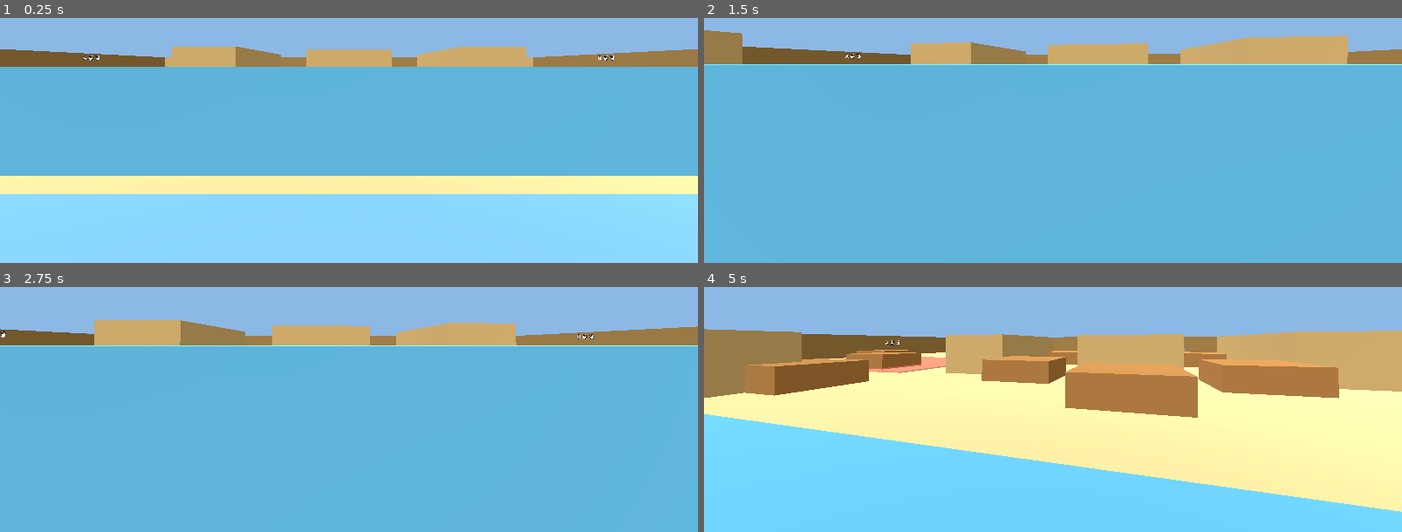
Above: before the commit, frames 1-4 (two rows, left to right).
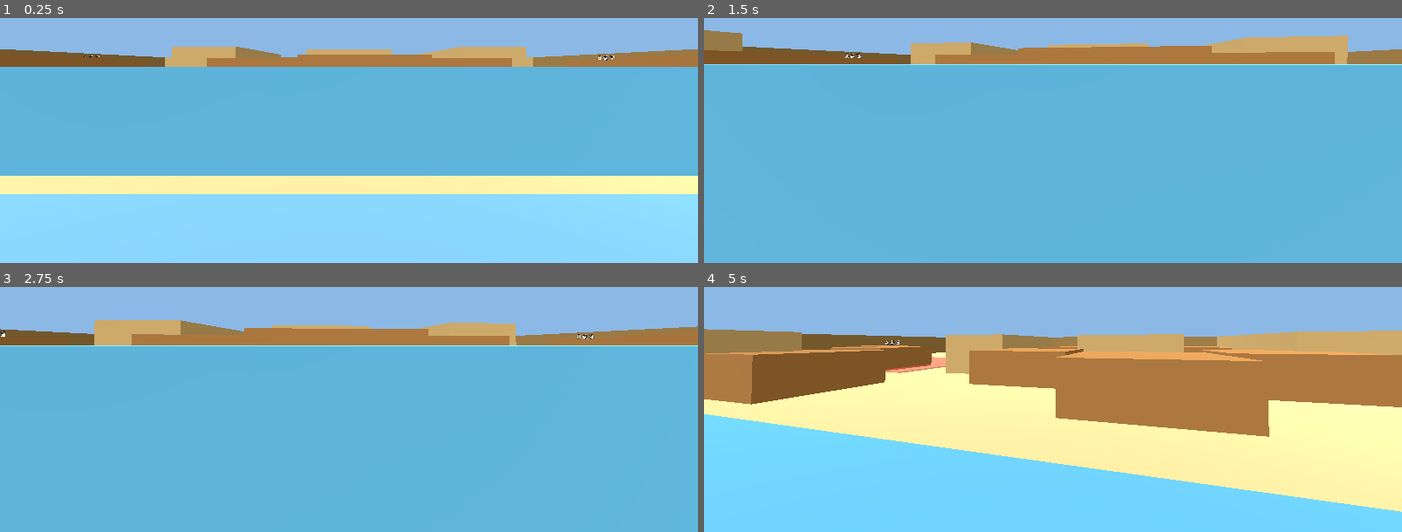
Above: after the commit, the same moments.

Repository: Nornttyy/CS2.5
Game: Godot game, scene res://scenes/fps.tscn
Same seed, same stepped clock (60 frames per second), same inputs: the game is played once before the commit and once after it.
Inputs (mouse positions are in pixels of both pictures, inside the frame that each line leads up to):
- Up to frame 1 (0.25 s): no input
- Up to frame 2 (1.5 s): tap Enter at 0.5 s; move the mouse to (1087, 64) at 0.52 s; hold W from 0.53 s (still down); tap R at 0.6, 1.35 s; click (1087, 64) at 0.67 s; tap Space at 0.77 s; move the mouse to (1018, 69) at 1.27 s
- Up to frame 3 (2.75 s): keep holding W; tap Space at 1.52 s; move the mouse to (362, 328) at 2.02 s; tap R at 2.1 s
- Up to frame 4 (5 s): keep holding W; tap Space at 2.75, 3.02, 3.77, 4.52 s; move the mouse to (1046, 340) at 2.77 s; tap R at 2.85, 3.6, 4.35 s; click (1046, 340) at 2.92 s; move the mouse to (1101, 340) at 3.52 s; move the mouse to (997, 331) at 4.27 s

The runs differ from the first frame. In frame 1, 1.3% of the frame differs, in the area x 11-89%, y 14-20%; in frame 2, 2.9%; in frame 3, 2.3%; in frame 4, 11%, in the area x 0-100%, y 23-62%.

Commit message:
箱子加大到52宽2.2高；3D版加入Esc暂停菜单（继续/返回主菜单）
Co-Authored-By: Claude Opus 4.8 (1M context) <noreply@anthropic.com>

Diff:
--- a/maps/desert_town.json
+++ b/maps/desert_town.json
@@ -15,20 +15,20 @@
   {"type":"house","x":110,"y":420,"w":110,"h":50},
   {"type":"house","x":540,"y":420,"w":110,"h":50},
 
-  {"type":"crate","x":80,"y":250,"w":40,"h":40},
-  {"type":"crate","x":640,"y":250,"w":40,"h":40},
-  {"type":"crate","x":150,"y":310,"w":40,"h":40},
-  {"type":"crate","x":570,"y":310,"w":40,"h":40},
-  {"type":"crate","x":300,"y":220,"w":40,"h":40},
-  {"type":"crate","x":420,"y":220,"w":40,"h":40},
-  {"type":"crate","x":300,"y":340,"w":40,"h":40},
-  {"type":"crate","x":420,"y":340,"w":40,"h":40},
-  {"type":"crate","x":360,"y":175,"w":40,"h":40},
-  {"type":"crate","x":360,"y":385,"w":40,"h":40},
-  {"type":"crate","x":200,"y":150,"w":40,"h":40},
-  {"type":"crate","x":520,"y":150,"w":40,"h":40},
-  {"type":"crate","x":200,"y":400,"w":40,"h":40},
-  {"type":"crate","x":520,"y":400,"w":40,"h":40},
+  {"type":"crate","x":80,"y":250,"w":52,"h":52},
+  {"type":"crate","x":640,"y":250,"w":52,"h":52},
+  {"type":"crate","x":150,"y":310,"w":52,"h":52},
+  {"type":"crate","x":570,"y":310,"w":52,"h":52},
+  {"type":"crate","x":300,"y":220,"w":52,"h":52},
+  {"type":"crate","x":420,"y":220,"w":52,"h":52},
+  {"type":"crate","x":300,"y":340,"w":52,"h":52},
+  {"type":"crate","x":420,"y":340,"w":52,"h":52},
+  {"type":"crate","x":360,"y":175,"w":52,"h":52},
+  {"type":"crate","x":360,"y":385,"w":52,"h":52},
+  {"type":"crate","x":200,"y":150,"w":52,"h":52},
+  {"type":"crate","x":520,"y":150,"w":52,"h":52},
+  {"type":"crate","x":200,"y":400,"w":52,"h":52},
+  {"type":"crate","x":520,"y":400,"w":52,"h":52},
 
   {"type":"route","x1":380,"y1":68,"x2":160,"y2":215},
   {"type":"route","x1":380,"y1":68,"x2":380,"y2":265},
--- a/scripts/world.gd
+++ b/scripts/world.gd
@@ -5,7 +5,7 @@
 const DIV := 8.0       # 多少像素算 1 米（数值越小，地图越大）
 const MAP_W := 760.0   # 2D 地图宽
 const MAP_H := 580.0   # 2D 地图高
-const HEIGHTS := {"house": 3.4, "barrier": 1.6, "crate": 1.5}
+const HEIGHTS := {"house": 3.4, "barrier": 1.6, "crate": 2.2}
 const COLORS := {
 	"house": Color(0.79, 0.66, 0.42),
 	"barrier": Color(0.35, 0.70, 0.88),
Not shown, changed: 地图预览.html
Not shown, changed: 走进沙漠小镇.html
